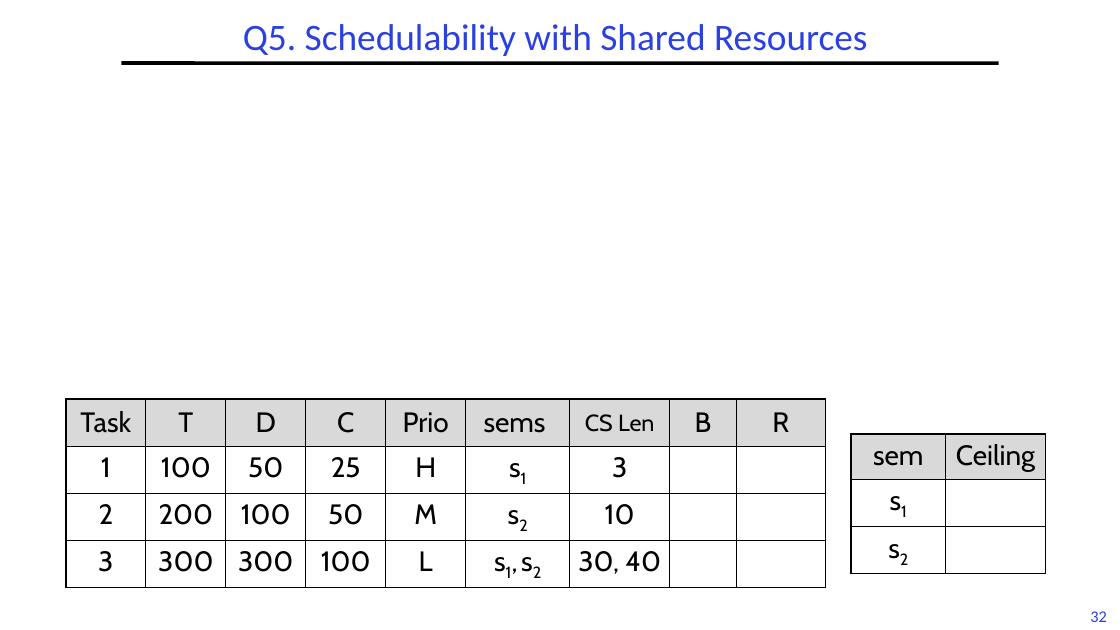
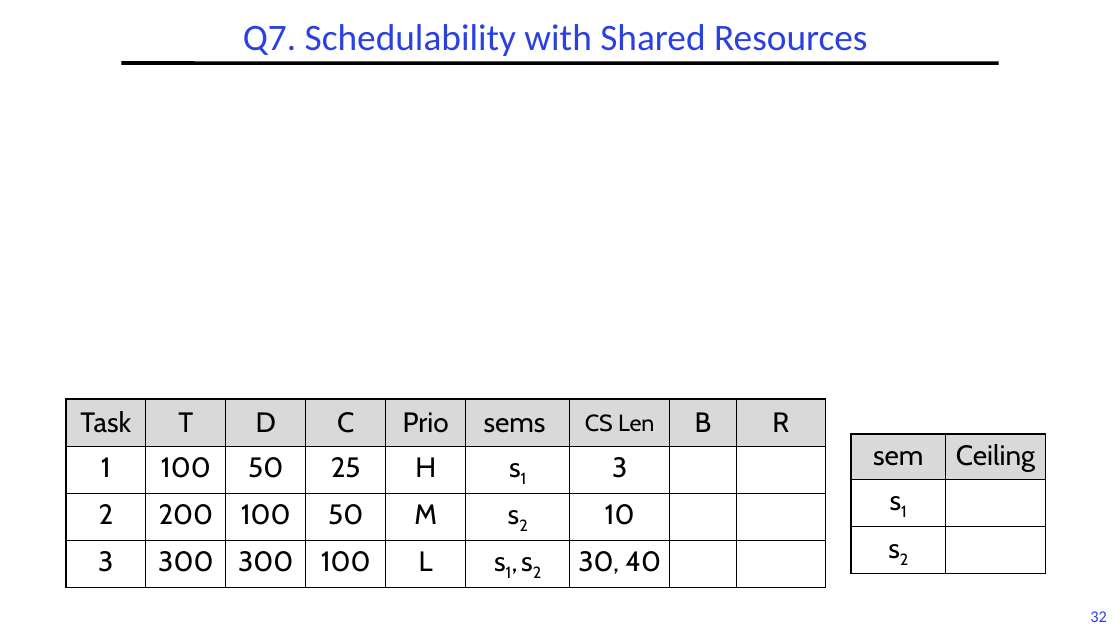
Before and after one commit to guhofstra/CSC256Fa25, a slide deck: slide 32 of PPTs/L6-Exercises ANS.pptx. Drawn at 1120x630 pixels with LibreOffice and Linux fonts; fonts in the diff are those of the drawing; grey boxes stand for pictures. Boxes give left, top, right and bottom in pixels: in the first picture for what was removed or moved away, otherwise in the second. Text is boxed around its words. In the diff, an @@ line names an element or a change of style, - is before the commit and + after.

```diff
--- a/PPTs/L6-Exercises ANS.pptx
+++ b/PPTs/L6-Exercises ANS.pptx
@@ title at [243, 24, 867, 56]: text changed @@
-Q5. Schedulability with Shared Resources
+Q7. Schedulability with Shared Resources
```
Also in this commit, not shown: 6 other slides changed, 2 other files.
